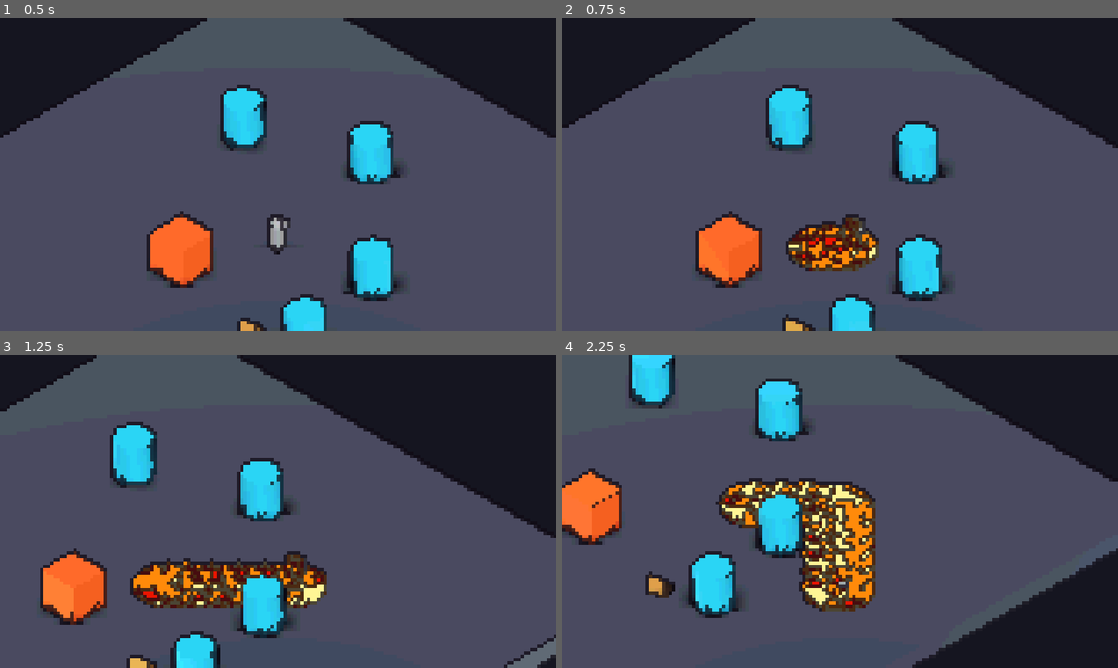
Above: before the commit, frames 1-4 (two rows, left to right).
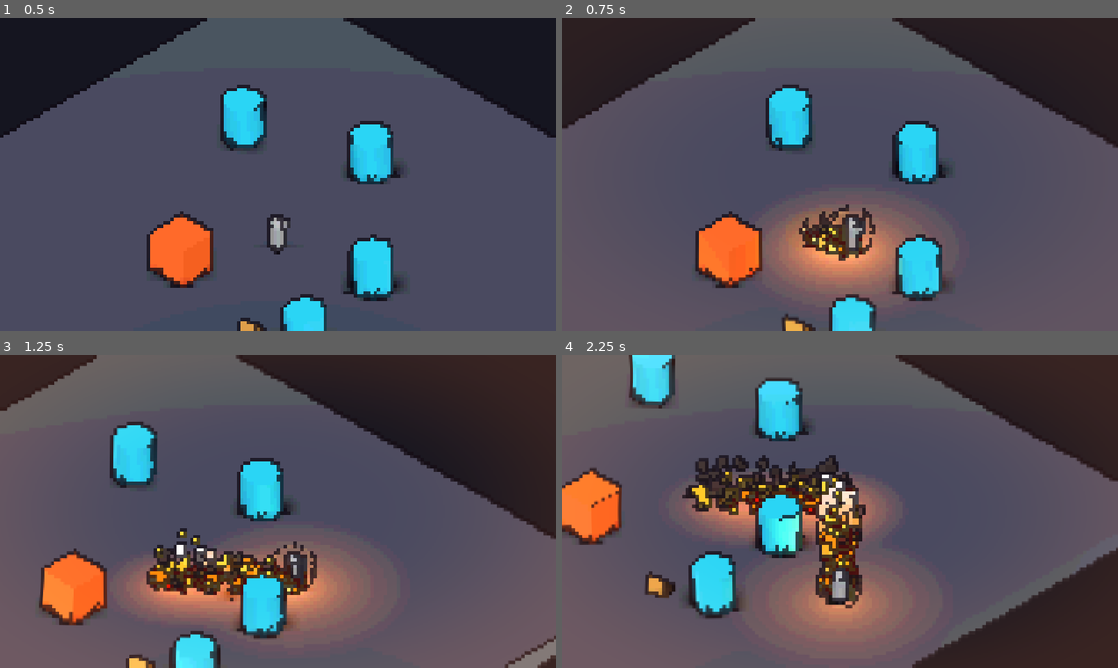
Above: after the commit, the same moments.

Repository: JulyMount/Elemental-Bureau
Game: Godot game, scene res://scenes/test_gym.tscn
The game is run twice, just before and just after one commit, with the same random seed, the same clock (stepped at 60 frames per second) and the same inputs.
Inputs (mouse positions are in pixels of both pictures, inside the frame that each line leads up to):
- Up to frame 1 (0.5 s): no input
- Up to frame 2 (0.75 s): tap Enter (ui_accept) at 0.5 s; move the mouse to (962, 158) at 0.52 s; hold D (move_right) from 0.53 s (still down); hold E (ultimate) from 0.53 s (still down)
- Up to frame 3 (1.25 s): keep holding D (move_right); keep holding E (ultimate); tap Enter (ui_accept) at 0.77 s
- Up to frame 4 (2.25 s): move the mouse to (728, 527) at 1.27 s; release D (move_right) at 1.28 s; release E (ultimate) at 1.28 s; hold S (move_down) 1.28-2.03 s; click (728, 527) at 1.35 s; tap Enter (ui_accept) at 1.52 s; tap E (ultimate) at 1.55 s; move the mouse to (895, 442) at 2.02 s; hold D (move_right) from 2.03 s (still down); hold Space (dash) from 2.03 s (still down)

Frame 1 is identical in both runs. In frame 2, 9.0% of the frame differs, in the area x 0-100%, y 0-100%; in frame 3, 37%; in frame 4, 43%.

Commit message:
feat(vfx): conclui polimento completo de Fogo, StylizedHitVFX e heat distortion com fade na V4

Diff:
--- a/scripts/components/elemental_component.gd
+++ b/scripts/components/elemental_component.gd
@@ -16,6 +16,9 @@
 @export_group("Materiais de Shader VFX")
 @export var fire_shader_material: ShaderMaterial
 @export var ground_crack_material: ShaderMaterial
+
+@export_range(0.0, 0.015, 0.0002) var v4_heat_distortion_strength: float = 0.0032
+@export_range(0.1, 1.5, 0.05) var v4_heat_fade_duration: float = 0.45
 
 # Estado: Fogo
 var thermal_pressure: float = 0.0
@@ -29,7 +32,14 @@
 # Estado Geral
 var is_ultimate_active: bool = false
 var _player: Player
+var _v4_light: OmniLight3D
+var _v4_noise := FastNoiseLite.new()
+var _v4_time: float = 0.0
 var _effect_timer: float = 0.0
+
+func _ready() -> void:
+	_v4_noise.seed = randi()
+	_v4_noise.frequency = 0.22
 
 func setup(player_ref: Player) -> void:
 	_player = player_ref
@@ -76,6 +86,10 @@
 			elif current_element.element_type == ElementData.ElementType.EARTH:
 				_effect_timer = 0.85
 				_trigger_seismic_pulse(_player.global_position, 3.8, 22.0)
+	if is_instance_valid(_v4_light):
+		_v4_time += delta * 14.0
+		var n: float = _v4_noise.get_noise_1d(_v4_time)
+		_v4_light.light_energy = remap(n, -1.0, 1.0, 2.5, 5.2)
 
 # --- ROTEADOR DE HABILIDADES POR ELEMENTO ---
 
@@ -170,25 +184,130 @@
 	_player.health_component.is_invulnerable = true
 	_player.SPEED *= 1.35
 
-	var body_mesh := _player.get_node_or_null("VisualRoot/BodyMesh") as MeshInstance3D
-	if body_mesh:
-		if fire_shader_material:
-			body_mesh.material_override = fire_shader_material
-		else:
-			var flame_mat := StandardMaterial3D.new()
-			flame_mat.shading_mode = BaseMaterial3D.SHADING_MODE_UNSHADED
-			flame_mat.albedo_color = Color(1.0, 0.45, 0.0)
-			body_mesh.material_override = flame_mat
-
-	print("SUPREMA V4 ATIVADA: Corpo de Chama Viva!")
-	await get_tree().create_timer(current_element.ultimate_duration).timeout
-
-	_restore_player_appearance(body_mesh)
+	var vfx_container := Node3D.new()
+	vfx_container.name = "LivingFlameV4VFX"
+	_player.add_child(vfx_container)
+
+	# 1. Luz dinâmica oscilante iluminando o chão ao redor do player
+	_v4_light = OmniLight3D.new()
+	_v4_light.light_color = Color(1.0, 0.45, 0.08)
+	_v4_light.light_energy = 3.5
+	_v4_light.omni_range = 6.0
+	_v4_light.position = Vector3(0, 1.1, 0)
+	vfx_container.add_child(_v4_light)
+
+	# 2. Aura de labaredas orgânicas subindo da base (sem cilindro rígido)
+	var aura_flames := GPUParticles3D.new()
+	aura_flames.amount = 36
+	aura_flames.lifetime = 0.55
+	var pm := ParticleProcessMaterial.new()
+	pm.emission_shape = ParticleProcessMaterial.EMISSION_SHAPE_RING
+	pm.emission_ring_radius = 0.55
+	pm.emission_ring_inner_radius = 0.25
+	pm.emission_ring_height = 0.15
+	pm.emission_ring_axis = Vector3(0, 1, 0)
+	pm.direction = Vector3(0, 1, 0)
+	pm.spread = 12.0
+	pm.initial_velocity_min = 2.2
+	pm.initial_velocity_max = 3.6
+	pm.gravity = Vector3(0, 1.8, 0)
+	pm.orbit_velocity_min = 0.35
+	pm.orbit_velocity_max = 0.75
+
+	# Curva de escala para afunilar no topo (começa médio -> cresce -> some em ponta)
+	var scale_curve := Curve.new()
+	scale_curve.add_point(Vector2(0.0, 0.45))
+	scale_curve.add_point(Vector2(0.35, 1.0))
+	scale_curve.add_point(Vector2(1.0, 0.0))
+	var curve_tex := CurveTexture.new()
+	curve_tex.curve = scale_curve
+	pm.scale_curve = curve_tex
+	pm.scale_min = 0.28
+	pm.scale_max = 0.48
+
+	# Gradiente de cor da chama (amarelo núcleo -> laranja -> vermelho escuro)
+	var grad := Gradient.new()
+	grad.add_point(0.0, Color(1.0, 0.92, 0.4, 1.0))
+	grad.add_point(0.45, Color(1.0, 0.42, 0.05, 0.95))
+	grad.add_point(1.0, Color(0.75, 0.1, 0.02, 0.0))
+	var grad_tex := GradientTexture1D.new()
+	grad_tex.gradient = grad
+	pm.color_ramp = grad_tex
+
+	aura_flames.process_material = pm
+	aura_flames.draw_pass_1 = _create_unshaded_quad(Vector2(0.42, 0.52), Color.WHITE, true)
+	# Habilita vertex color para o gradiente funcionar no quad
+	(aura_flames.draw_pass_1.material as StandardMaterial3D).vertex_color_use_as_albedo = true
+	aura_flames.position = Vector3(0, 0.15, 0)
+	vfx_container.add_child(aura_flames)
+
+	# 3. Halo suave de Heat Distortion (esfera alongada sem bordas duras)
+	if ResourceLoader.exists("res://shaders/heat_distortion.gdshader"):
+		var heat_mesh := MeshInstance3D.new()
+		var heat_sphere := SphereMesh.new()
+		heat_sphere.radius = 0.95
+		heat_sphere.height = 2.2
+		heat_mesh.mesh = heat_sphere
+		heat_mesh.position = Vector3(0, 1.0, 0)
+		var heat_mat := ShaderMaterial.new()
+		heat_mat.shader = load("res://shaders/heat_distortion.gdshader")
+		heat_mat.set_shader_parameter("heat_tint", Color(1.0, 0.5, 0.1, 0.14))
+		heat_mesh.material_override = heat_mat
+		vfx_container.add_child(heat_mesh)
+
+	# 4. Faíscas/brasas soltas subindo ao redor
+	var body_sparks := _create_fire_particles(18, 0.65, 0.65, 3.0, Color(1.0, 0.75, 0.2))
+	body_sparks.position = Vector3(0, 0.3, 0)
+	vfx_container.add_child(body_sparks)
+
+	# Burst inicial ao transformar
+	StylizedHitVFX.spawn(get_tree(), _player.global_position + Vector3(0, 1.0, 0), Color(1.0, 0.45, 0.05), 1.4)
+
+	# 5. Heat Distortion sutil na tela inteira com transição suave (Fade-in / Fade-out)
+	var screen_heat_layer: CanvasLayer = null
+	var s_mat: ShaderMaterial = null
+	if ResourceLoader.exists("res://shaders/screen_heat_distortion.gdshader"):
+		screen_heat_layer = CanvasLayer.new()
+		screen_heat_layer.layer = 10
+
+		var rect := ColorRect.new()
+		rect.set_anchors_preset(Control.PRESET_FULL_RECT)
+		rect.mouse_filter = Control.MOUSE_FILTER_IGNORE
+
+		s_mat = ShaderMaterial.new()
+		s_mat.shader = load("res://shaders/screen_heat_distortion.gdshader")
+		s_mat.set_shader_parameter("distortion_strength", v4_heat_distortion_strength)
+		s_mat.set_shader_parameter("intensity", 0.0)
+		rect.material = s_mat
+
+		screen_heat_layer.add_child(rect)
+		get_tree().current_scene.add_child(screen_heat_layer)
+
+		# Fade-in suave ao ativar a V4
+		var fade_in := screen_heat_layer.create_tween()
+		fade_in.tween_property(s_mat, "shader_parameter/intensity", 1.0, v4_heat_fade_duration).set_trans(Tween.TRANS_SINE).set_ease(Tween.EASE_OUT)
+
+	# Aguarda a duração descontando o tempo do fade-out final
+	var active_time: float = maxf(0.1, current_element.ultimate_duration - v4_heat_fade_duration)
+	await get_tree().create_timer(active_time).timeout
+
+	# Fade-out suave antes de encerrar a V4
+	if is_instance_valid(screen_heat_layer) and s_mat:
+		var fade_out := screen_heat_layer.create_tween()
+		fade_out.tween_property(s_mat, "shader_parameter/intensity", 0.0, v4_heat_fade_duration).set_trans(Tween.TRANS_SINE).set_ease(Tween.EASE_IN)
+		await fade_out.finished
+	else:
+		await get_tree().create_timer(v4_heat_fade_duration).timeout
+
+	if is_instance_valid(screen_heat_layer):
+		screen_heat_layer.queue_free()
+	if is_instance_valid(vfx_container):
+		vfx_container.queue_free()
+	_v4_light = null
 	_player.SPEED /= 1.35
 	_player.health_component.is_invulnerable = false
 	is_ultimate_active = false
 	ultimate_state_changed.emit(false)
-	print("Suprema V4 encerrada.")
 
 # ==========================================
 # KIT DE TERRA
@@ -303,34 +422,56 @@
 				if hurtbox:
 					var push: Vector3 = (enemy_pos - center).normalized() * knockback_force
 					hurtbox.apply_hit(dmg, push)
-
 func _spawn_fire_patch(pos: Vector3, dmg_per_tick: float, duration: float) -> void:
-	var patch := MeshInstance3D.new()
-	var cyl := CylinderMesh.new()
-	cyl.top_radius = 1.6
-	cyl.bottom_radius = 1.6
-	cyl.height = 0.25
-	patch.mesh = cyl
-
-	if fire_shader_material:
-		patch.material_override = fire_shader_material
-	else:
-		var mat := StandardMaterial3D.new()
-		mat.shading_mode = BaseMaterial3D.SHADING_MODE_UNSHADED
-		mat.albedo_color = Color(1.0, 0.25, 0.0, 0.85)
-		patch.material_override = mat
-
-	get_tree().current_scene.add_child(patch)
-	patch.global_position = Vector3(pos.x, pos.y + 0.15, pos.z)
-
-	_damage_enemies_in_radius(patch.global_position, 1.7, dmg_per_tick)
+	var root := Node3D.new()
+	get_tree().current_scene.add_child(root)
+	root.global_position = pos
+
+	# 1. Línguas de fogo 3D cruzadas (substitui o disco achatado)
+	for i in range(3):
+		var flame_blade := MeshInstance3D.new()
+		var quad := QuadMesh.new()
+		quad.size = Vector2(1.4, 1.25)
+		flame_blade.mesh = quad
+		flame_blade.position = Vector3(randf_range(-0.35, 0.35), 0.55, randf_range(-0.35, 0.35))
+		flame_blade.rotation_degrees.y = i * 60.0 + randf_range(-15.0, 15.0)
+
+		if fire_shader_material:
+			var f_mat := fire_shader_material.duplicate() as ShaderMaterial
+			f_mat.set_shader_parameter("use_tail_fade", true)
+			f_mat.set_shader_parameter("noise_scale", 6.0)
+			f_mat.set_shader_parameter("scroll_speed", Vector2(randf_range(-0.3, 0.3), -4.2))
+			flame_blade.material_override = f_mat
+		root.add_child(flame_blade)
+
+	# 2. Faíscas/Brasas subindo + Fumaça escura subindo e girando
+	var sparks := _create_fire_particles(14, 0.65, 0.5, 2.2, Color(1.0, 0.65, 0.15))
+	root.add_child(sparks)
+
+	var smoke := _create_smoke_particles(8, 0.9, 1.1, 1.8)
+	smoke.position = Vector3(0, 0.4, 0)
+	root.add_child(smoke)
+
+	# 3. Luz quente local iluminando o piso
+	var light := OmniLight3D.new()
+	light.light_color = Color(1.0, 0.40, 0.05)
+	light.light_energy = 2.2
+	light.omni_range = 3.5
+	light.position = Vector3(0, 0.5, 0)
+	root.add_child(light)
+
+	_damage_enemies_in_radius(pos, 1.7, dmg_per_tick)
 	for i in range(2):
 		await get_tree().create_timer(duration / 3.0).timeout
-		if is_instance_valid(patch):
-			_damage_enemies_in_radius(patch.global_position, 1.7, dmg_per_tick)
-
-	if is_instance_valid(patch):
-		patch.queue_free()
+		if is_instance_valid(root):
+			_damage_enemies_in_radius(pos, 1.7, dmg_per_tick)
+
+	if is_instance_valid(root):
+		var fade := root.create_tween()
+		fade.tween_property(root, "scale", Vector3(0.1, 0.05, 0.1), 0.25)
+		await fade.finished
+		if is_instance_valid(root):
+			root.queue_free()
 
 func _spawn_visual_ring(center: Vector3, radius: float, col: Color) -> void:
 	# 1. Disco de rachadura no solo (Shader Voronoi)
@@ -358,7 +499,7 @@
 	var tween := ground_decal.create_tween()
 	ground_decal.scale = Vector3(0.25, 1.0, 0.25)
 	tween.tween_property(ground_decal, "scale", Vector3.ONE, 0.22).set_trans(Tween.TRANS_QUAD).set_ease(Tween.EASE_OUT)
-	tween.tween_interval(0.35)
+	tween.tween_interval(0.45)
 	tween.tween_callback(ground_decal.queue_free)
 
 	# 2. Coroa de onda de choque 3D procedural
@@ -377,3 +518,114 @@
 	crown.scale = Vector3(0.2, 1.0, 0.2)
 	c_tween.tween_property(crown, "scale", Vector3(1.05, 0.1, 1.05), 0.26).set_trans(Tween.TRANS_QUAD).set_ease(Tween.EASE_OUT)
 	c_tween.chain().tween_callback(crown.queue_free)
+
+	# 3. Se for explosão de Fogo: burst radial de chamas + labaredas/fumaça nas rachaduras + flash laranja
+	if current_element and current_element.element_type == ElementData.ElementType.FIRE:
+		var burst_root := Node3D.new()
+		get_tree().current_scene.add_child(burst_root)
+		burst_root.global_position = center + Vector3(0, 0.15, 0)
+
+		# Burst radial de chamas lançadas para fora
+		var radial_fire := GPUParticles3D.new()
+		radial_fire.emitting = true
+		radial_fire.one_shot = true
+		radial_fire.explosiveness = 0.95
+		radial_fire.amount = 22
+		radial_fire.lifetime = 0.38
+		var r_mat := ParticleProcessMaterial.new()
+		r_mat.emission_shape = ParticleProcessMaterial.EMISSION_SHAPE_RING
+		r_mat.emission_ring_radius = radius * 0.35
+		r_mat.emission_ring_inner_radius = 0.1
+		r_mat.emission_ring_height = 0.1
+		r_mat.emission_ring_axis = Vector3(0, 1, 0)
+		r_mat.direction = Vector3(0, 0.35, 0)
+		r_mat.spread = 85.0
+		r_mat.initial_velocity_min = radius * 1.4
+		r_mat.initial_velocity_max = radius * 2.4
+		r_mat.gravity = Vector3(0, 1.5, 0)
+		r_mat.scale_min = 0.25
+		r_mat.scale_max = 0.45
+		r_mat.color = Color(1.0, 0.50, 0.08)
+		radial_fire.process_material = r_mat
+		radial_fire.draw_pass_1 = _create_unshaded_quad(Vector2(0.45, 0.45), Color(1.0, 0.55, 0.1))
+		burst_root.add_child(radial_fire)
+
+		# Labaredas e fumaça escura subindo pelas rachaduras
+		var crack_flames := _create_fire_particles(16, radius * 0.65, 0.6, 2.8, Color(1.0, 0.45, 0.05), true)
+		burst_root.add_child(crack_flames)
+
+		var crack_smoke := _create_smoke_particles(12, radius * 0.65, 0.9, 2.2, true)
+		burst_root.add_child(crack_smoke)
+
+		# Flash de luz laranja no impacto
+		var flash := OmniLight3D.new()
+		flash.light_color = Color(1.0, 0.45, 0.08)
+		flash.light_energy = 6.5
+		flash.omni_range = radius * 2.2
+		flash.position = Vector3(0, 0.6, 0)
+		burst_root.add_child(flash)
+
+		var l_tween := flash.create_tween()
+		l_tween.tween_property(flash, "light_energy", 0.0, 0.35).set_trans(Tween.TRANS_QUAD).set_ease(Tween.EASE_OUT)
+
+		await get_tree().create_timer(1.1).timeout
+		if is_instance_valid(burst_root):
+			burst_root.queue_free()
+
+func _create_fire_particles(amount: int, spawn_radius: float, lifetime: float, up_vel: float, col: Color, one_shot: bool = false) -> GPUParticles3D:
+	var gp := GPUParticles3D.new()
+	gp.amount = amount
+	gp.lifetime = lifetime
+	gp.one_shot = one_shot
+	gp.explosiveness = 0.85 if one_shot else 0.0
+
+	var pm := ParticleProcessMaterial.new()
+	pm.emission_shape = ParticleProcessMaterial.EMISSION_SHAPE_SPHERE
+	pm.emission_sphere_radius = spawn_radius
+	pm.direction = Vector3(0, 1, 0)
+	pm.spread = 22.0
+	pm.initial_velocity_min = up_vel * 0.7
+	pm.initial_velocity_max = up_vel * 1.2
+	pm.gravity = Vector3(0, 1.2, 0)
+	pm.scale_min = 0.14
+	pm.scale_max = 0.30
+	pm.color = col
+	gp.process_material = pm
+	gp.draw_pass_1 = _create_unshaded_quad(Vector2(0.32, 0.32), col)
+	return gp
+
+func _create_smoke_particles(amount: int, spawn_radius: float, lifetime: float, up_vel: float, one_shot: bool = false) -> GPUParticles3D:
+	var gp := GPUParticles3D.new()
+	gp.amount = amount
+	gp.lifetime = lifetime
+	gp.one_shot = one_shot
+	gp.explosiveness = 0.80 if one_shot else 0.0
+
+	var pm := ParticleProcessMaterial.new()
+	pm.emission_shape = ParticleProcessMaterial.EMISSION_SHAPE_SPHERE
+	pm.emission_sphere_radius = spawn_radius
+	pm.direction = Vector3(0, 1, 0)
+	pm.spread = 28.0
+	pm.initial_velocity_min = up_vel * 0.6
+	pm.initial_velocity_max = up_vel * 1.1
+	pm.gravity = Vector3(0, 0.8, 0)
+	pm.angular_velocity_min = -90.0
+	pm.angular_velocity_max = 90.0
+	pm.scale_min = 0.25
+	pm.scale_max = 0.48
+	pm.color = Color(0.16, 0.14, 0.14, 0.75)
+	gp.process_material = pm
+	gp.draw_pass_1 = _create_unshaded_quad(Vector2(0.45, 0.45), Color(0.18, 0.15, 0.15, 0.72), true)
+	return gp
+
+func _create_unshaded_quad(size: Vector2, col: Color, use_alpha: bool = false) -> QuadMesh:
+	var q := QuadMesh.new()
+	q.size = size
+	var m := StandardMaterial3D.new()
+	m.shading_mode = BaseMaterial3D.SHADING_MODE_UNSHADED
+	m.billboard_mode = BaseMaterial3D.BILLBOARD_PARTICLES
+	m.albedo_color = col
+	if use_alpha:
+		m.transparency = BaseMaterial3D.TRANSPARENCY_ALPHA
+	q.material = m
+	return q
--- /dev/null
+++ b/shaders/heat_distortion.gdshader
@@ -0,0 +1,23 @@
+shader_type spatial;
+render_mode blend_add, depth_draw_never, cull_disabled, unshaded;
+
+uniform vec4 heat_tint : source_color = vec4(1.0, 0.55, 0.12, 0.28);
+uniform float wave_speed : hint_range(1.0, 10.0) = 4.5;
+uniform float wave_frequency : hint_range(2.0, 20.0) = 9.0;
+uniform float distortion_amp : hint_range(0.0, 0.25) = 0.09;
+
+void vertex() {
+	// Ondulação térmica ascendente nos vértices do halo
+	float wave = sin(VERTEX.y * wave_frequency - TIME * wave_speed) * cos(VERTEX.x * wave_frequency + TIME * wave_speed * 0.8);
+	VERTEX += NORMAL * wave * distortion_amp;
+}
+
+void fragment() {
+	// Efeito Fresnel para aparecer apenas nas bordas da silhueta (sem cobrir o rosto/corpo do player)
+	float fresnel = pow(1.0 - abs(dot(NORMAL, VIEW)), 2.2);
+	float pulse = 0.75 + 0.25 * sin(TIME * wave_speed * 1.5 + UV.y * 12.0);
+
+	ALBEDO = heat_tint.rgb;
+	EMISSION = heat_tint.rgb * 2.2;
+	ALPHA = clamp(fresnel * heat_tint.a * pulse, 0.0, 0.55);
+}
--- /dev/null
+++ b/shaders/screen_heat_distortion.gdshader
@@ -0,0 +1,28 @@
+shader_type canvas_item;
+
+uniform sampler2D screen_texture : hint_screen_texture, filter_nearest;
+uniform float intensity : hint_range(0.0, 1.0) = 0.0;
+uniform float distortion_strength : hint_range(0.0, 0.02) = 0.0032;
+uniform float wave_speed : hint_range(1.0, 10.0) = 4.2;
+uniform float wave_frequency : hint_range(5.0, 40.0) = 22.0;
+uniform vec4 edge_warm_tint : source_color = vec4(1.0, 0.42, 0.06, 0.14);
+
+void fragment() {
+	vec2 uv = SCREEN_UV;
+	vec2 centered = uv - vec2(0.5);
+	float dist = length(centered);
+
+	// Máscara de vinheta: mantém o centro da tela nítido e aplica o calor mais nas bordas
+	float edge_mask = smoothstep(0.18, 0.68, dist) * intensity;
+
+	// Ondulação térmica ascendente
+	float wave_x = sin(uv.y * wave_frequency + TIME * wave_speed) * cos(uv.x * wave_frequency * 0.7 - TIME * wave_speed * 0.8);
+	float wave_y = cos(uv.x * wave_frequency + TIME * wave_speed * 1.1);
+
+	vec2 offset = vec2(wave_x, wave_y) * distortion_strength * edge_mask;
+	vec4 screen_col = texture(screen_texture, clamp(uv + offset, vec2(0.0), vec2(1.0)));
+
+	// Brilho laranja suave apenas nas extremidades da tela
+	vec3 final_rgb = mix(screen_col.rgb, screen_col.rgb + edge_warm_tint.rgb, edge_mask * edge_warm_tint.a);
+	COLOR = vec4(final_rgb, 1.0);
+}
Not shown, added: shaders/heat_distortion.gdshader.uid
Not shown, added: shaders/screen_heat_distortion.gdshader.uid
Not shown, changed: docs/03 - Roadmap e Etapas.md
Not shown, changed: docs/Elementos/Fogo.md
